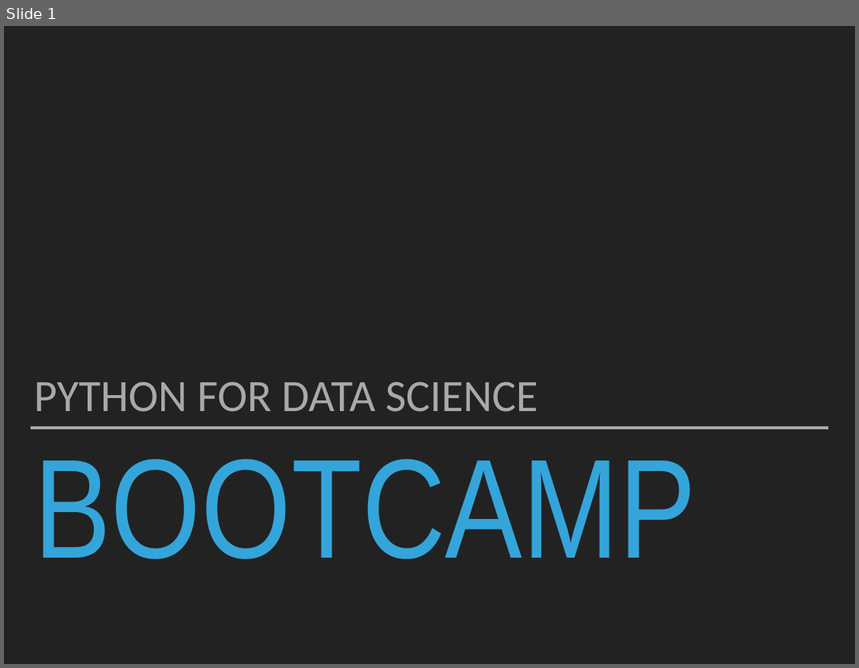
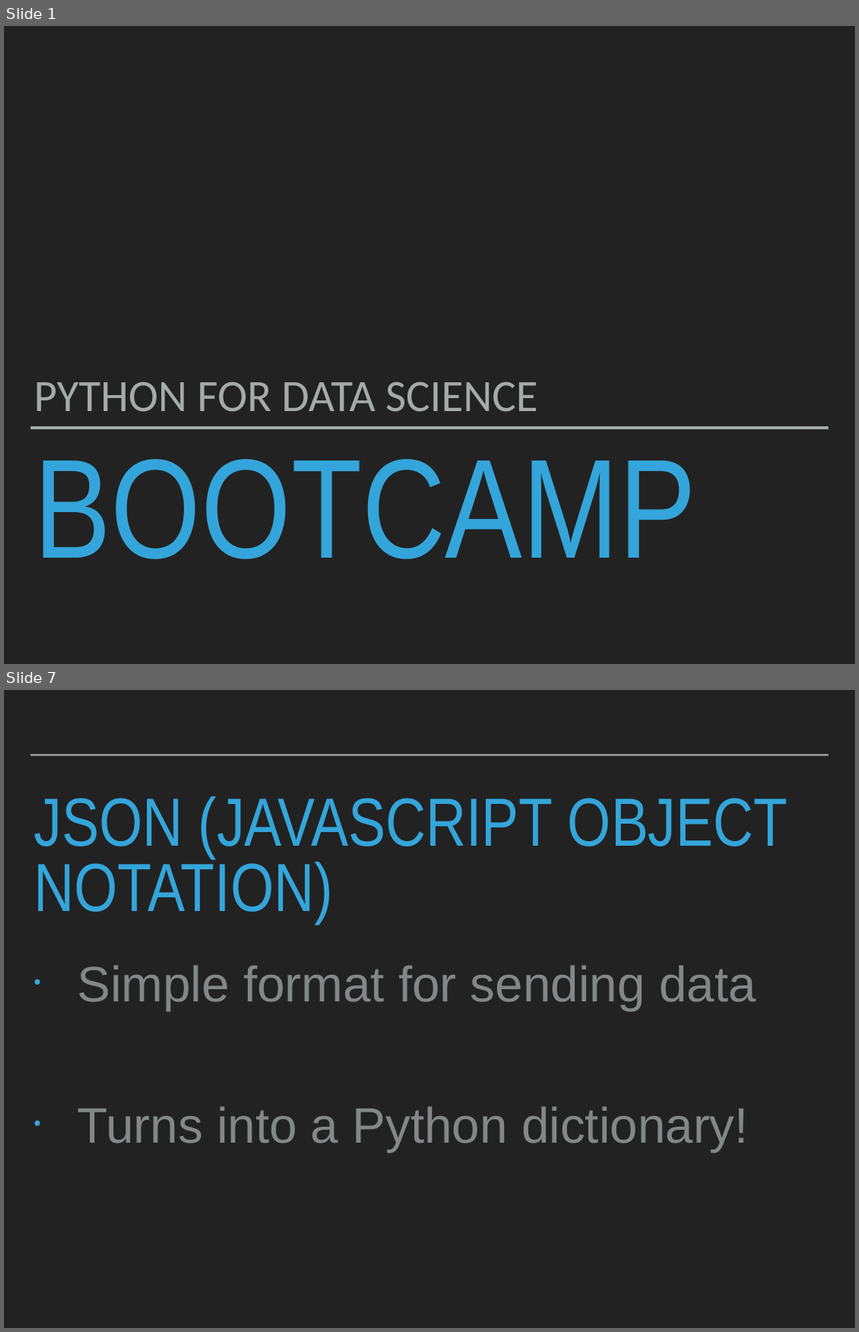
Before and after one commit to robcarrington/python-for-data-science, a slide deck: Session8/Session8_Slides.pptx. Shown one above the other, each under a label of ours: slide 1 before the commit, slides 1 and 7 after it; the slides between them are not shown. The pictures are 859x668 and 859x1332 pixels, drawn with LibreOffice and Linux fonts; fonts in the diff are those of the drawing. Boxes give left, top, right and bottom in pixels: in the first picture for what was removed or moved away, otherwise in the second. Text is boxed around its words. In the diff, an @@ line names an element or a change of style, - is before the commit and + after.

```diff
--- a/Session8/Session8_Slides.pptx
+++ b/Session8/Session8_Slides.pptx
@@ slide 7 added at (4, 690, 855, 1328), background #222222 @@
@@ line added from (31, 755) to (829, 755), #A6AAA9 2 pt @@
@@ title added at (34, 796, 788, 923), 82 pt, text #34A5DA @@
+JSON (JAVASCRIPT OBJECT NOTATION)
@@ text added at (78, 965, 756, 1152), 60 pt, text #838787 @@
+• Simple format for sending data
+• Turns into a Python dictionary!
```
Also in this commit, not shown: 31 other slides added.
